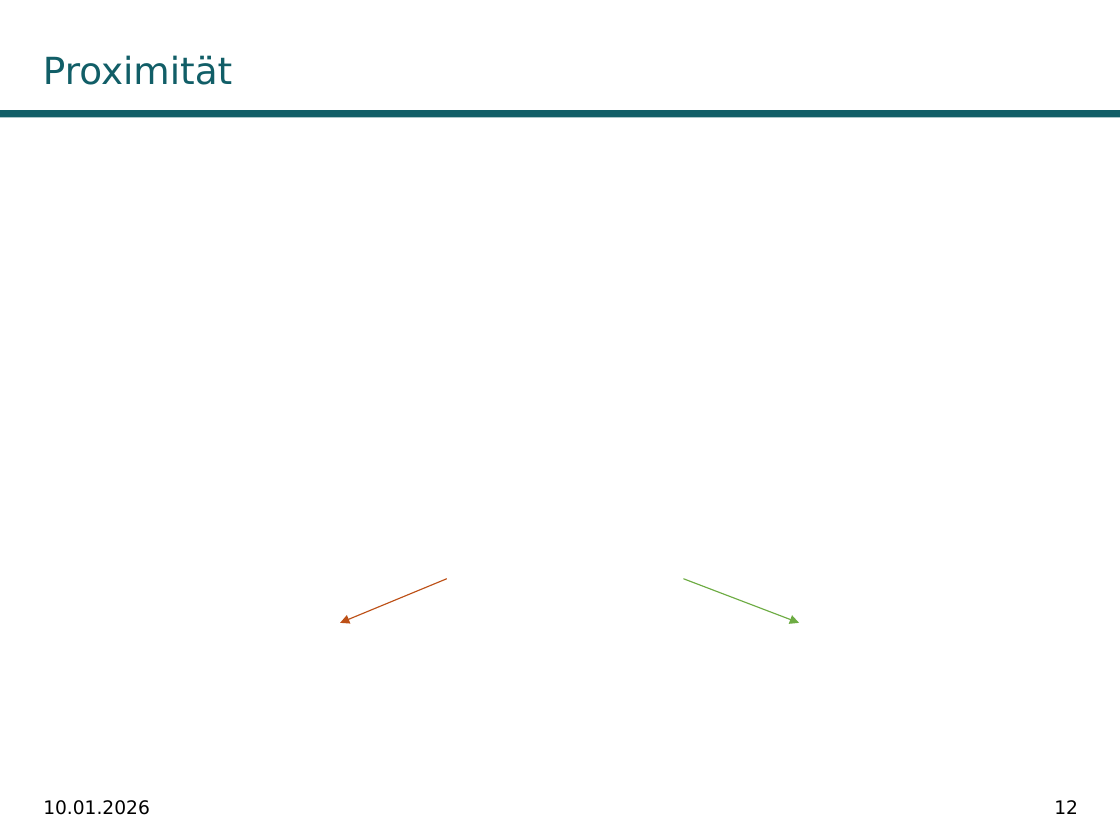
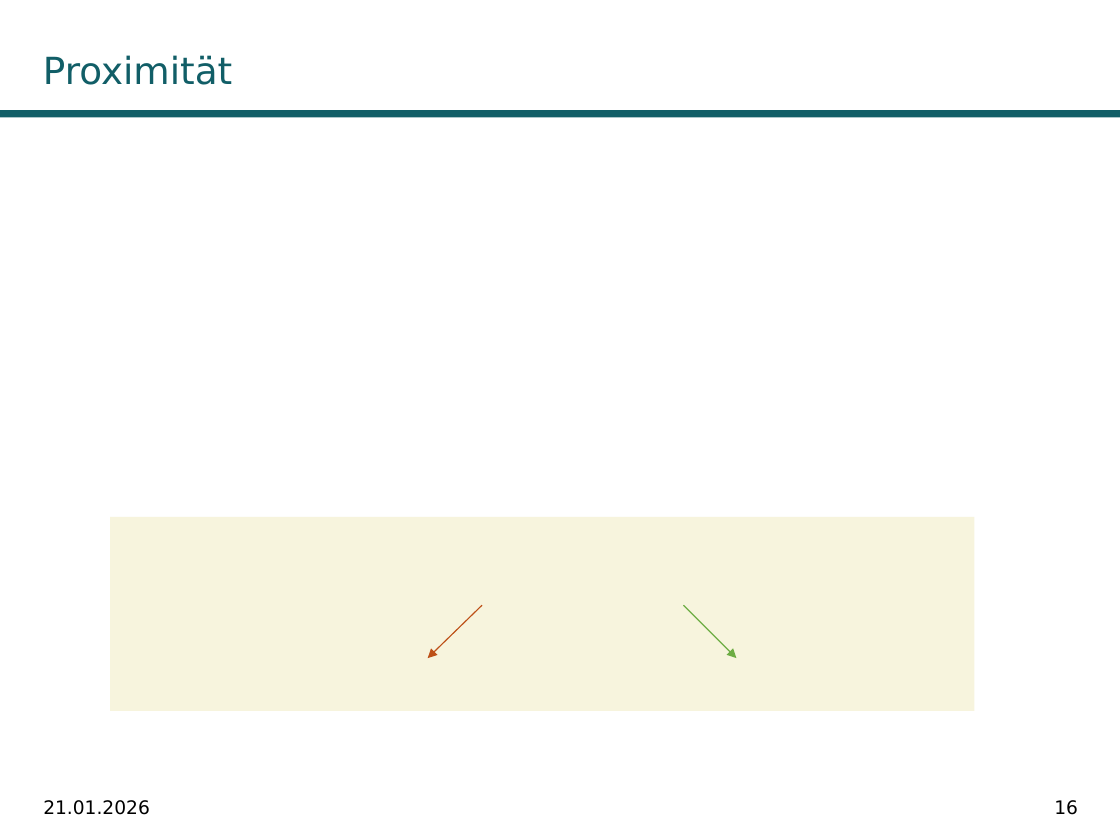
Before and after one commit to fabiw98/Seminar_DICE, a slide deck: slide 16 of Präsentation/DiCE_PowerPoint.potx (slide 12 before the commit). Drawn at 1120x840 pixels with LibreOffice and Linux fonts; fonts in the diff are those of the drawing; grey boxes stand for pictures; background and template pictures are left out. Boxes give left, top, right and bottom in pixels: in the first picture for what was removed or moved away, otherwise in the second. Text is boxed around its words. In the diff, an @@ line names an element or a change of style, - is before the commit and + after.

```diff
--- a/Präsentation/DiCE_PowerPoint.potx
+++ b/Präsentation/DiCE_PowerPoint.potx
@@ rectangle added at <box>110,517,974,711</box>, fill #F7F4DD @@
@@ arrow moved from (447, 579) - (340, 623) to (482, 605) - (428, 659) @@
@@ arrow moved from (683, 579) - (799, 623) to (683, 605) - (736, 659) @@
@@ text at <box>43,800,150,815</box>: text changed @@
-10.01.2026
+21.01.2026
@@ page number at <box>1054,800,1078,815</box>: text changed @@
-12
+16
```
Also in this commit, not shown: 30 other slides changed, 8 slides added, 3 slides removed, 18 other files.
